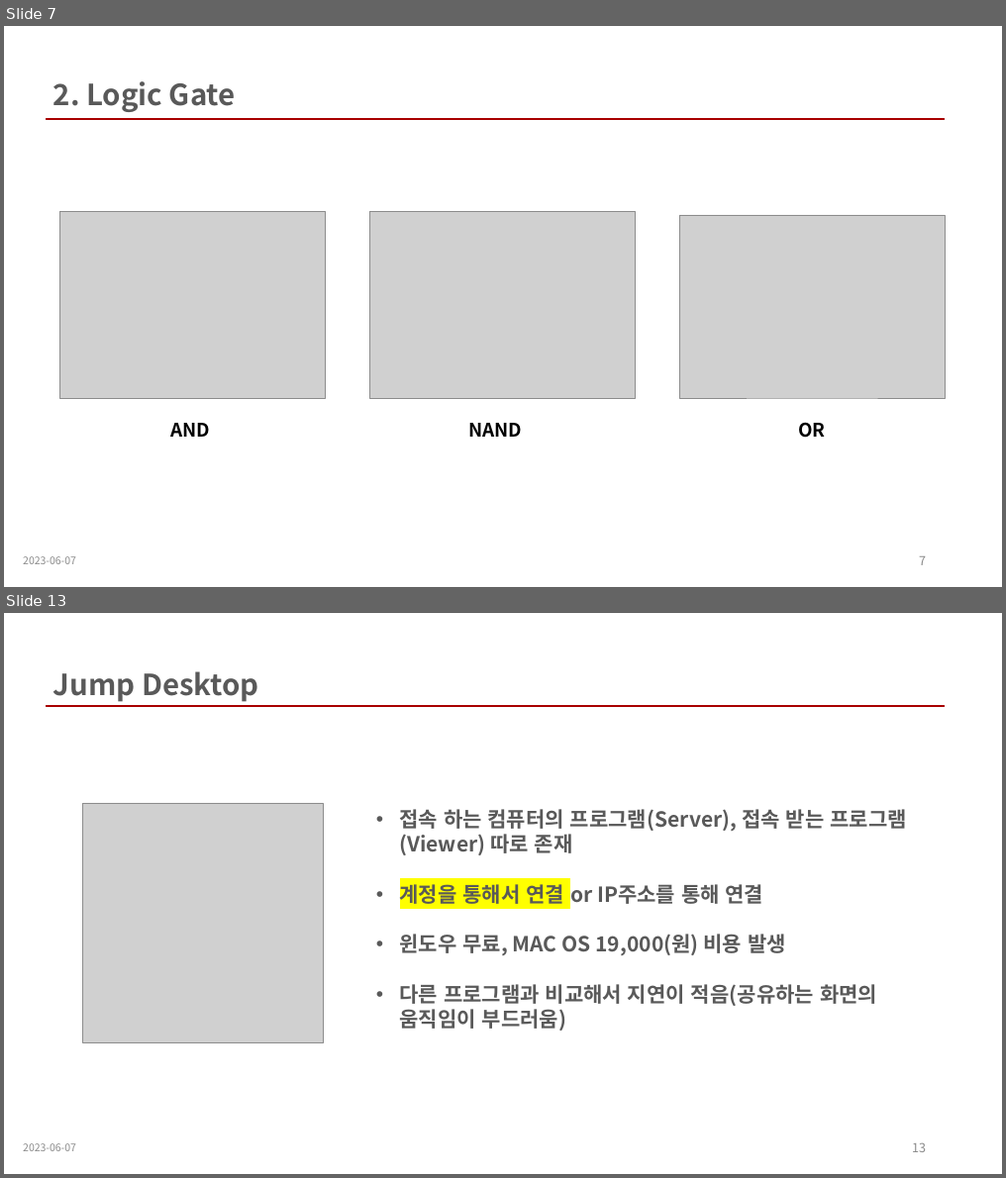
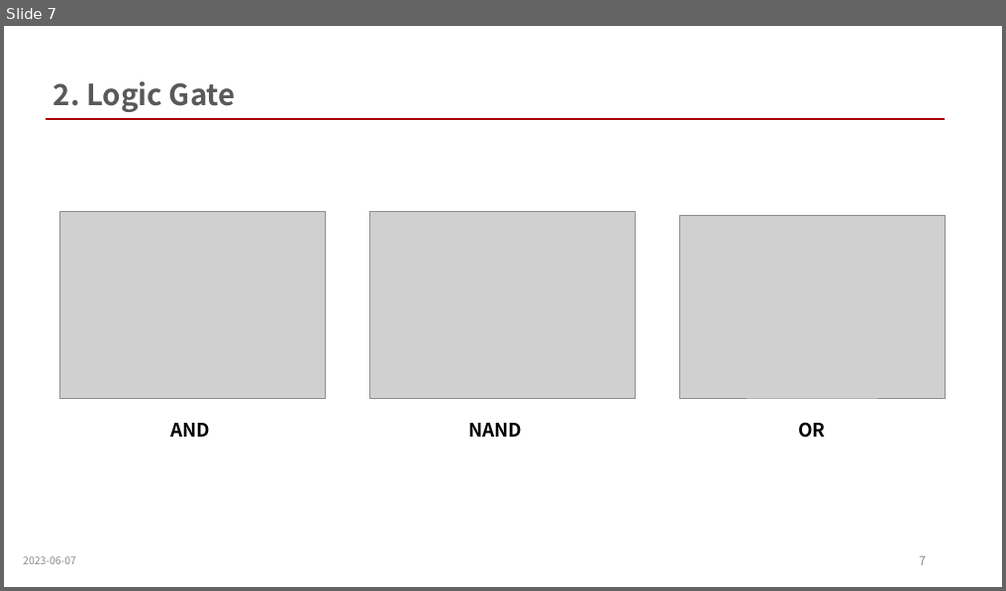
Before and after one commit to wkdnffla3/Dev_doc, a slide deck: deep_learning/DL_ppt/2_perceptron.pptx. Shown one above the other, each under a label of ours: slides 7 and 13 before the commit, slide 7 after it; the slides between them are not shown. The pictures are 1006x1178 and 1006x591 pixels, drawn with LibreOffice and Linux fonts; fonts in the diff are those of the drawing; grey boxes stand for pictures. Boxes give left, top, right and bottom in pixels: in the first picture for what was removed or moved away, otherwise in the second. Text is boxed around its words. In the diff, an @@ line names an element or a change of style, - is before the commit and + after.

```diff
--- a/deep_learning/DL_ppt/2_perceptron.pptx
+++ b/deep_learning/DL_ppt/2_perceptron.pptx
@@ slide 13 removed at <box>4,613,1002,1174</box>, background #FFFFFF @@
@@ text removed at <box>54,671,258,702</box> @@
-Jump Desktop
@@ line removed from (46, 707) to (945, 707) @@
@@ picture removed at <box>83,803,324,1044</box> @@
@@ text removed at <box>400,809,906,1031</box> @@
-• 접속 하는 컴퓨터의 프로그램(Server), 접속 받는 프로그램(Viewer) 따로 존재
-• 계정을 통해서 연결 or IP주소를 통해 연결
-• 윈도우 무료, MAC OS 19,000(원) 비용 발생
-• 다른 프로그램과 비교해서 지연이 적음(공유하는 화면의 움직임이 부드러움)
@@ text removed at <box>23,1144,76,1152</box> @@
-2023-06-07
@@ page number removed at <box>912,1144,926,1153</box> @@
-13
```
Also in this commit, not shown: 2 slides changed, 8 slides added, 10 other slides removed.
